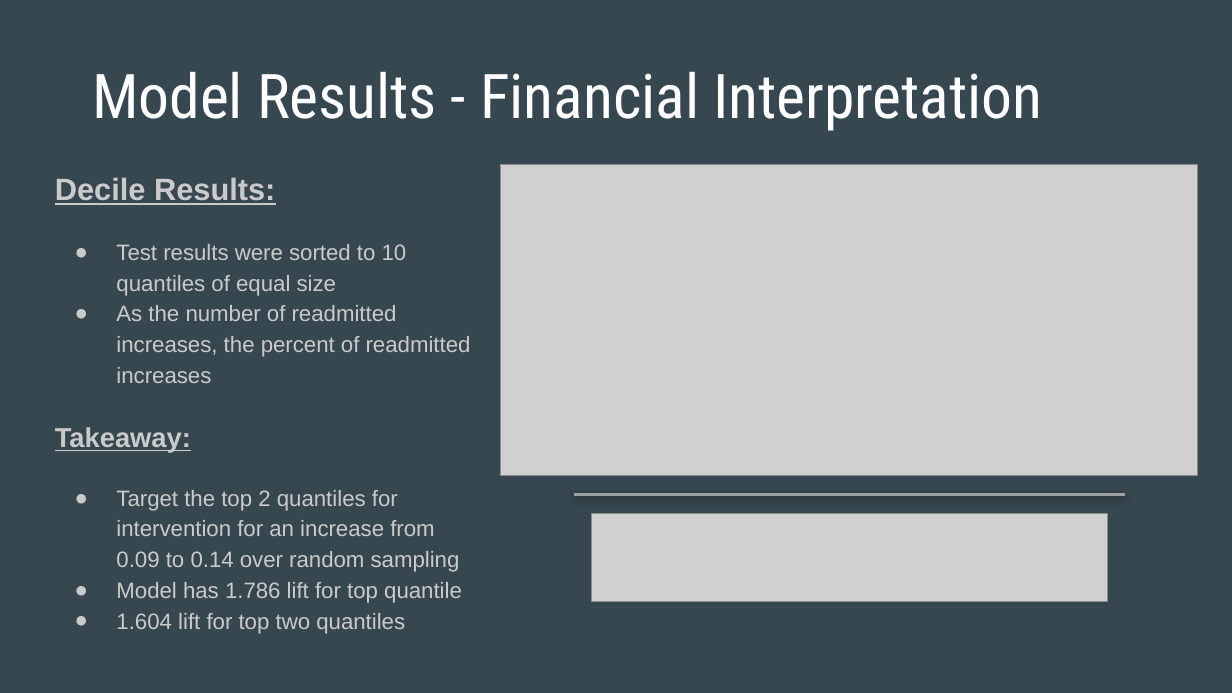
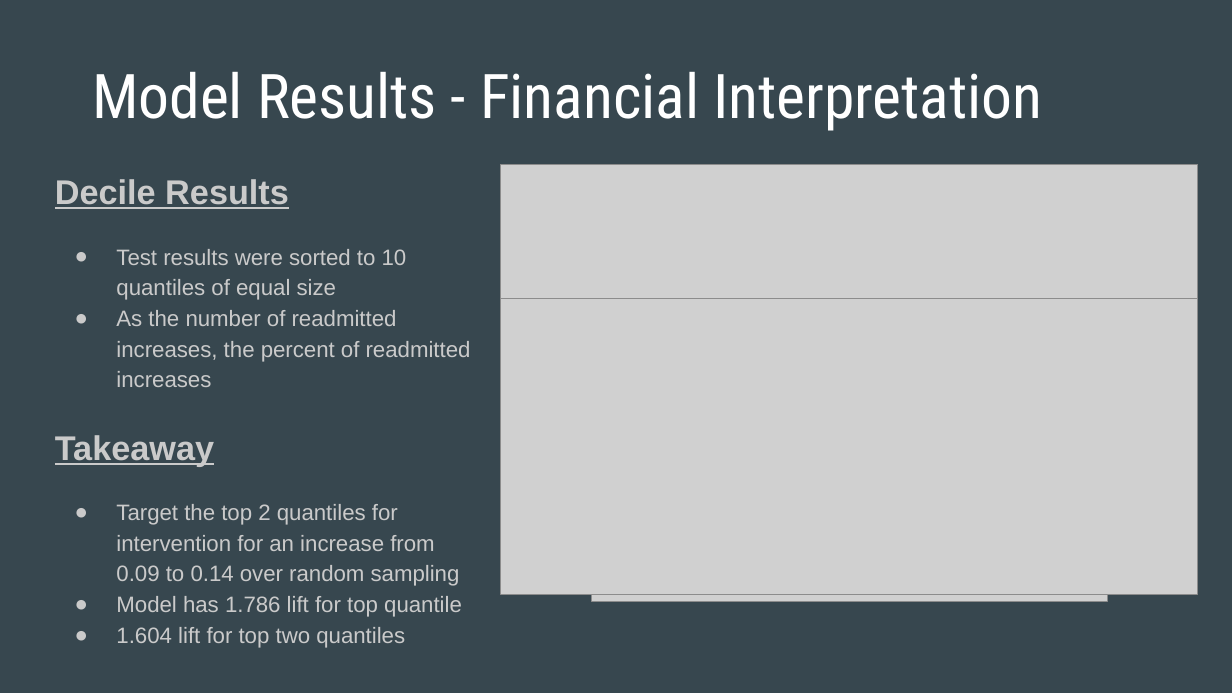
Before and after one commit to sagarwala12/HRRP, a slide deck: slide 33 of HRRP Presentation.pptx (slide 34 before the commit). Drawn at 1232x693 pixels with LibreOffice and Linux fonts; fonts in the diff are those of the drawing; grey boxes stand for pictures. Boxes give left, top, right and bottom in pixels: in the first picture for what was removed or moved away, otherwise in the second. Text is boxed around its words. In the diff, an @@ line names an element or a change of style, - is before the commit and + after.

```diff
--- a/HRRP Presentation.pptx
+++ b/HRRP Presentation.pptx
@@ text at bbox=[55, 179, 289, 209]: text changed; size 18 to 20 pt @@
-Decile Results:
+Decile Results
@@ picture added at bbox=[501, 298, 1199, 594] @@
@@ text at bbox=[55, 435, 214, 466]: text changed; size 16 to 20 pt @@
-Takeaway:
+Takeaway
```
Also in this commit, not shown: 14 other slides changed, 5 slides added, 5 slides removed.
